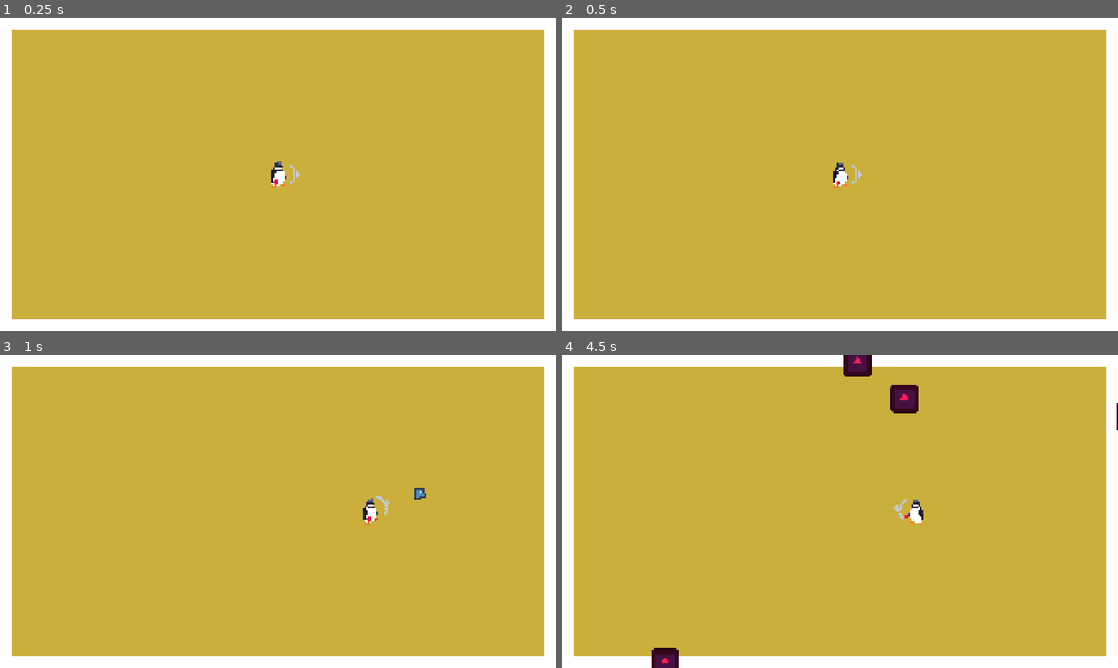
Above: before the commit, frames 1-4 (two rows, left to right).
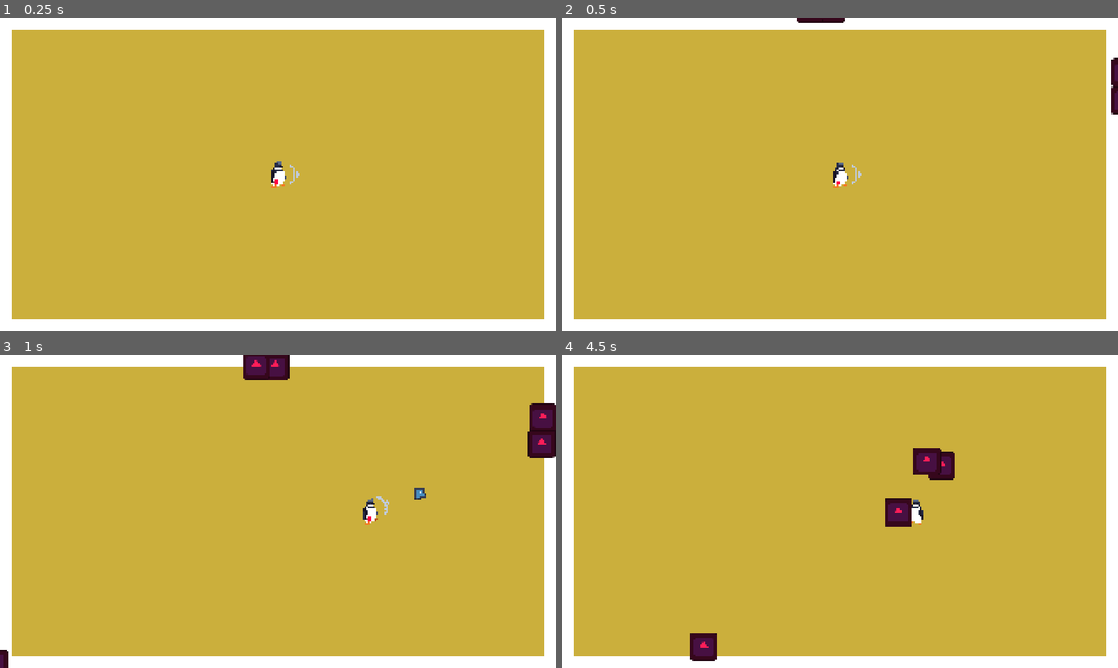
Above: after the commit, the same moments.

Repository: NicholasNg380/PING
Game: Godot game, scene res://scenes/Game.tscn
Same seed, same stepped clock (60 frames per second), same inputs: the game is played once before the commit and once after it. The engine's default icon, where the game draws it, is replaced by a stand-in: a white triangle on a blue panel in a dark square.
Inputs (mouse positions are in pixels of both pictures, inside the frame that each line leads up to):
- Up to frame 1 (0.25 s): no input
- Up to frame 2 (0.5 s): no input
- Up to frame 3 (1 s): move the mouse to (400, 495) at 0.52 s; hold D (right) from 0.53 s (still down); tap Space (hit) at 0.6 s
- Up to frame 4 (4.5 s): move the mouse to (728, 527) at 1.27 s; release D (right) at 1.28 s; hold S (down) 1.28-2.03 s; tap Shift (shift) at 1.35, 2.85, 4.35 s; move the mouse to (895, 442) at 2.02 s; hold D (right) 2.03-2.78 s; tap Space (hit) at 2.1, 3.6 s; move the mouse to (812, 574) at 2.77 s; hold W (up) 2.78-3.53 s; move the mouse to (1006, 558) at 3.52 s; hold A (left) from 3.53 s (still down); move the mouse to (673, 464) at 4.27 s

Frame 1 is identical in both runs. In frame 2, 0.4% of the frame differs, in the area x 42-100%, y 0-31%; in frame 3, 1.6%; in frame 4, 2.7%, in the area x 16-100%, y 0-100%.

Commit message:
Added Debugging for spawning a set amound of enemies
Spawns 5 enemies now instead of adding every few moments.

Diff:
--- a/scripts/game_controller.gd
+++ b/scripts/game_controller.gd
@@ -1,4 +1,6 @@
 extends Node2D
+
+const ENEMY_NUM = 5
 
 func spawn_enemy():
 	var new_enemy = preload("res://scenes/Enemy.tscn").instantiate()
@@ -6,6 +8,11 @@
 	new_enemy.global_position = %PathFollow2D.global_position
 	add_child(new_enemy)
 
-
+"""
 func _on_timer_timeout() -> void:
 	spawn_enemy()
+"""
+
+func _ready():
+	for i in range(ENEMY_NUM):
+		spawn_enemy()
